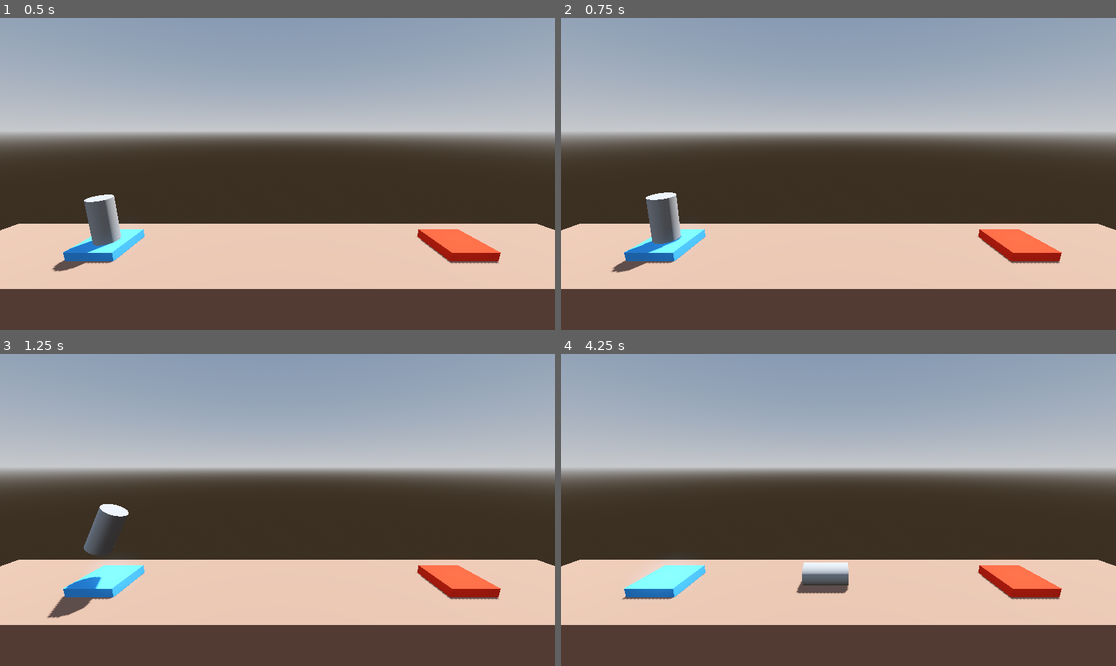
Above: before the commit, frames 1-4 (two rows, left to right).
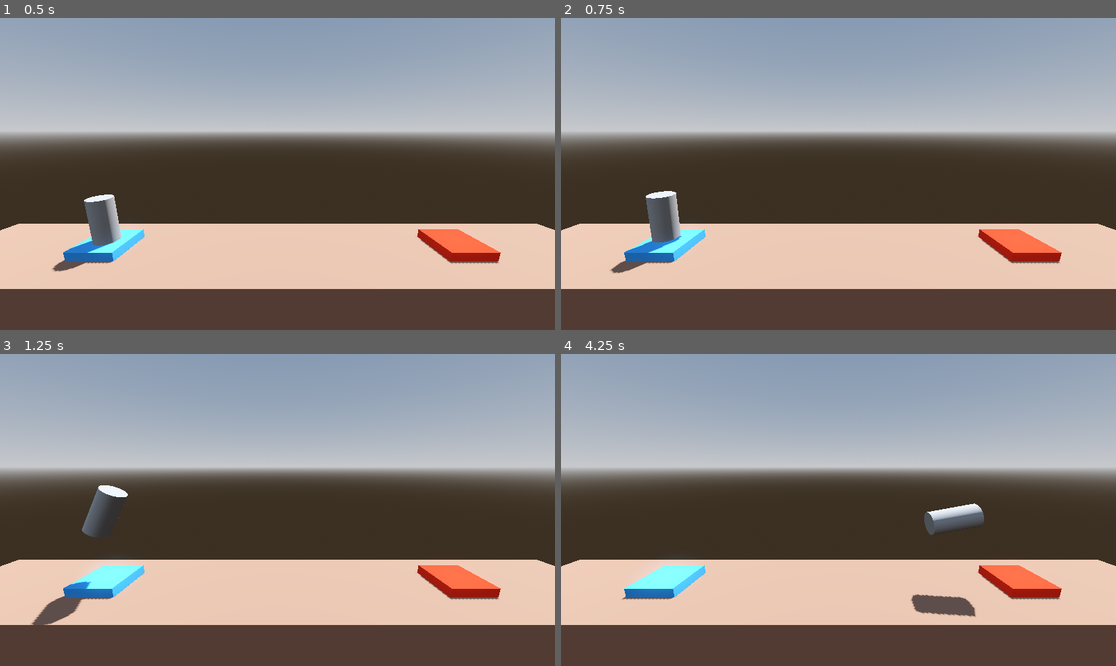
Above: after the commit, the same moments.

Repository: pyxn/godot-project-boost
Game: Godot game, scene res://Level/Level.tscn
Same seed, same stepped clock (60 frames per second), same inputs: the game is played once before the commit and once after it.
Inputs:
- Up to frame 1 (0.5 s): no input
- Up to frame 2 (0.75 s): tap Enter at 0.5 s; hold D (rotate_right) from 0.53 s (still down); hold Space (boost) from 0.53 s (still down)
- Up to frame 3 (1.25 s): keep holding D (rotate_right); keep holding Space (boost)
- Up to frame 4 (4.25 s): release D (rotate_right) at 1.28 s; release Space (boost) at 1.28 s; hold A (rotate_left) 1.28-2.03 s; tap Space (boost) at 1.35, 2.85 s; hold Space (boost) 2.03-2.78 s; hold D (rotate_right) 2.03-3.53 s; hold A (rotate_left) from 3.53 s (still down); hold Space (boost) from 3.53 s (still down)

Frame 1 is identical in both runs. In frame 2, 0.1% of the frame differs, in the area x 8-22%, y 55-82%; in frame 3, 1.3%; in frame 4, 2.2%, in the area x 42-77%, y 47-85%.

Commit message:
export variables to inspector

Diff:
--- a/Player.gd
+++ b/Player.gd
@@ -1,18 +1,19 @@
 extends RigidBody3D
 
-var force_magnitude: float = 1000.00
-var torque_magnitude: float = 100.00
+## How much vertical force to apply when moving
+@export_range(750, 3000) var thrust: float = 1000.00
+@export var torque_thrust: float = 100.00
 
 # Called every frame. 'delta' is the elapsed time since the previous frame.
 func _process(delta: float) -> void:
 	if Input.is_action_pressed("boost"):
-		apply_central_force(basis.y * delta * force_magnitude)
+		apply_central_force(basis.y * delta * thrust)
 
 	if Input.is_action_pressed("rotate_left"):
-		apply_torque(Vector3(0.0, 0.0, torque_magnitude * delta))
+		apply_torque(Vector3(0.0, 0.0, torque_thrust * delta))
 
 	if Input.is_action_pressed("rotate_right"):
-		apply_torque(Vector3(0.0, 0.0, -torque_magnitude * delta))
+		apply_torque(Vector3(0.0, 0.0, -torque_thrust * delta))
 
 func _on_body_entered(body: Node) -> void:
 	if "Goal" in body.get_groups():
--- a/player.tscn
+++ b/player.tscn
@@ -16,6 +16,7 @@
 linear_damp = 1.0
 angular_damp = 3.0
 script = ExtResource("1_g6evb")
+thrust = 1267.86
 
 [node name="MeshInstance3D" type="MeshInstance3D" parent="."]
 mesh = SubResource("CylinderMesh_4528o")
